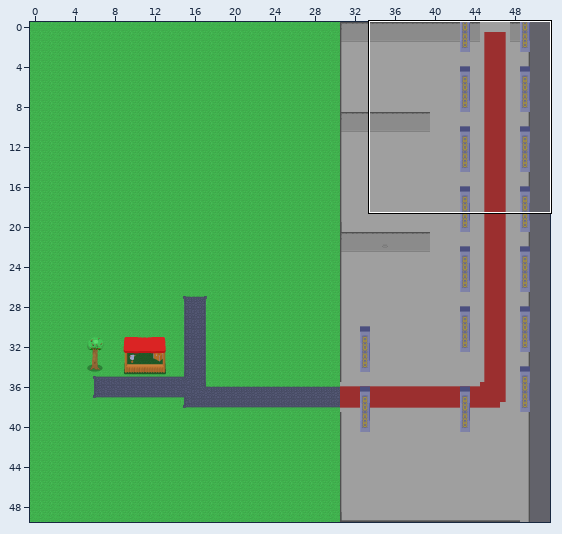
Two versions of a level (Tiled map, assets/mapas/mapa.tmx). Above, an overview of the earlier version with the close-up marked.
Close-up. Old version:
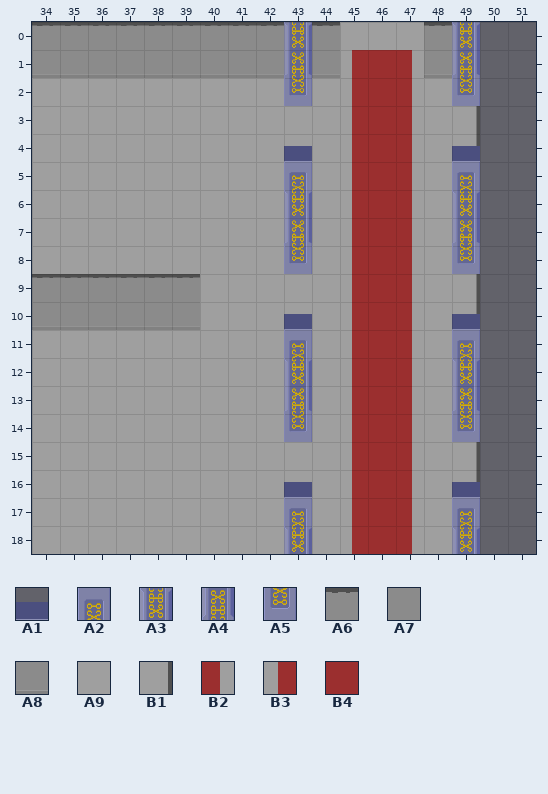
Cells are 32x32 px. Shown: x 34..51, y 0..18. The commit also changed other parts of the map, which this record leaves out. Layer "caminoInterior" is drawn 0,32 px off the grid.
Key: from "columna": A1 0, A2 1, A3 2, A4 3, A5 4; from "taller2": A6 8, A7 16, A8 23, A9 31, B1 52, B2 58 flipped on the other diagonal, B3 58 turned 270, B4 73.
__ is an empty cell, ## one hidden under a higher layer.
Layers that did not change in this view are not listed.
Layer "pisoInterior" before, first column x 34:
 0 A6 A6 A6 A6 A6 A6 A6 A6 A6 ## A6 A9 A9 A9 A6 ## __ __
 1 A8 A8 A8 A8 A8 A8 A8 A8 A8 ## A8 A7 A7 A7 A8 ## __ __
 2 A9 A9 A9 A9 A9 A9 A9 A9 A9 ## A9 A9 A9 A9 A9 ## __ __
 3 A9 A9 A9 A9 A9 A9 A9 A9 A9 A9 A9 A9 A9 A9 A9 B1 __ __
 4 A9 A9 A9 A9 A9 A9 A9 A9 A9 A9 A9 A9 A9 A9 A9 B1 __ __
 5 A9 A9 A9 A9 A9 A9 A9 A9 A9 ## A9 A9 A9 A9 A9 ## __ __
 6 A9 A9 A9 A9 A9 A9 A9 A9 A9 ## A9 A9 A9 A9 A9 ## __ __
 7 A9 A9 A9 A9 A9 A9 A9 A9 A9 ## A9 A9 A9 A9 A9 ## __ __
 8 A9 A9 A9 A9 A9 A9 A9 A9 A9 ## A9 A9 A9 A9 A9 ## __ __
 9 ## ## ## ## ## ## A9 A9 A9 A9 A9 A9 A9 A9 A9 B1 __ __
10 ## ## ## ## ## ## A9 A9 A9 A9 A9 A9 A9 A9 A9 B1 __ __
11 A9 A9 A9 A9 ## A9 A9 A9 A9 ## A9 A9 A9 A9 A9 ## __ __
12 A9 A9 A9 A9 ## A9 A9 A9 A9 ## A9 A9 A9 A9 A9 ## __ __
13 A9 A9 A9 A9 ## A9 A9 A9 A9 ## A9 A9 A9 A9 A9 ## __ __
14 A9 A9 A9 A9 ## A9 A9 A9 A9 ## A9 A9 A9 A9 A9 ## __ __
15 A9 A9 A9 A9 ## A9 A9 A9 A9 A9 A9 A9 A9 A9 A9 B1 __ __
16 A9 A9 A9 A9 ## A9 A9 A9 A9 A9 A9 A9 A9 A9 A9 B1 __ __
17 A9 A9 A9 A9 A9 A9 A9 A9 A9 ## A9 A9 A9 A9 A9 ## __ __
18 A9 A9 A9 A9 A9 A9 A9 A9 A9 ## A9 A9 A9 A9 A9 ## __ __
Layer "caminoInterior" before, first column x 40:
 0 __ __ __ __ __ B3 B4 B2 __ __ __
 1 __ __ __ __ __ B3 B4 B2 __ __ __
 2 __ __ __ __ __ B3 B4 B2 __ __ __
 3 __ __ __ __ __ B3 B4 B2 __ __ __
 4 __ __ __ __ __ B3 B4 B2 __ __ __
 5 __ __ __ __ __ B3 B4 B2 __ __ __
 6 __ __ __ __ __ B3 B4 B2 __ __ __
 7 __ __ __ __ __ B3 B4 B2 __ __ __
 8 __ __ __ __ __ B3 B4 B2 __ __ __
 9 __ __ __ __ __ B3 B4 B2 __ __ __
10 __ __ __ __ __ B3 B4 B2 __ __ __
11 __ __ __ __ __ B3 B4 B2 __ __ __
12 __ __ __ __ __ B3 B4 B2 __ __ __
13 __ __ __ __ __ B3 B4 B2 __ __ __
14 __ __ __ __ __ B3 B4 B2 __ __ __
15 __ __ __ __ __ B3 B4 B2 __ __ __
16 __ __ __ __ __ B3 B4 B2 __ __ __
17 __ __ __ __ __ B3 B4 B2 __ __ __
18 __ __ __ __ __ B3 B4 B2 __ __ __
Layer "taller" before, first column x 34:
 4 __ __ __ __ __ __ __ __ __
 5 __ __ __ __ __ __ __ __ __
 6 __ __ __ __ __ __ __ __ __
 7 __ __ __ __ __ __ __ __ __
 8 __ __ __ __ __ __ __ __ __
 9 A6 A6 A6 A6 A6 A6 __ __ __
10 A8 A8 A8 A8 A8 A8 __ __ __
11 __ __ __ __ A9 __ __ __ __
12 __ __ __ __ A9 __ __ __ __
13 __ __ __ __ A9 __ __ __ __
14 __ __ __ __ A9 __ __ __ __
15 __ __ __ __ A9 __ __ __ __
16 __ __ __ __ A9 __ __ __ __
17 __ __ __ __ __ __ __ __ __
18 __ __ __ __ __ __ __ __ __
Layer "columnas" before, first column x 38:
 0 __ __ __ __ __ A3 __ __ __ __ __ A3 __ __
 1 __ __ __ __ __ A4 __ __ __ __ __ A4 __ __
 2 __ __ __ __ __ A5 __ __ __ __ __ A5 __ __
 3 __ __ __ __ __ __ __ __ __ __ __ __ __ __
 4 __ __ __ __ __ A1 __ __ __ __ __ A1 __ __
 5 __ __ __ __ __ A2 __ __ __ __ __ A2 __ __
 6 __ __ __ __ __ A3 __ __ __ __ __ A3 __ __
 7 __ __ __ __ __ A4 __ __ __ __ __ A4 __ __
 8 __ __ __ __ __ A5 __ __ __ __ __ A5 __ __
 9 __ __ __ __ __ __ __ __ __ __ __ __ __ __
10 __ __ __ __ __ A1 __ __ __ __ __ A1 __ __
11 __ __ __ __ __ A2 __ __ __ __ __ A2 __ __
12 __ __ __ __ __ A3 __ __ __ __ __ A3 __ __
13 __ __ __ __ __ A4 __ __ __ __ __ A4 __ __
14 __ __ __ __ __ A5 __ __ __ __ __ A5 __ __
15 __ __ __ __ __ __ __ __ __ __ __ __ __ __
16 __ __ __ __ __ A1 __ __ __ __ __ A1 __ __
17 __ __ __ __ __ A2 __ __ __ __ __ A2 __ __
18 __ __ __ __ __ A3 __ __ __ __ __ A3 __ __
After:
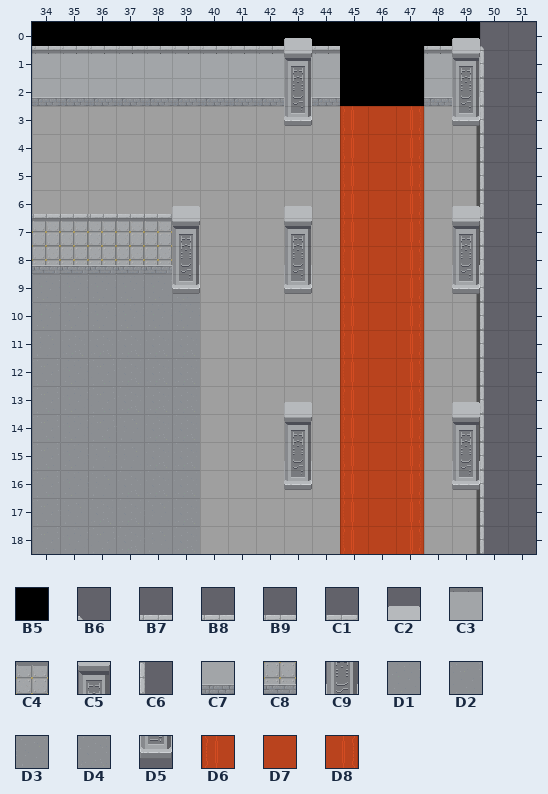
Further tiles: from "algo": B5 0, B6 401, B7 404, B8 405, B9 406, C1 407, C2 408, C3 504, C4 506, C5 508, C6 601, C7 604, C8 606, C9 608, D1 703, D2 704, D3 706, D4 707, D5 708, D6 913, D7 914, D8 915.
Tiles of an added or newly shown layer are drawn over the layers below it.
The exact change:
Changed rows in their new state; .. is an unchanged cell.
Layer "negro" (added):
first column x 34:
 0 B5 B5 B5 B5 B5 B5 B5 B5 B5 B5 B5 B5 B5 B5 B5 B5
 1 B5 B5 B5 B5 B5 B5 B5 B5 B5 B5 B5 B5 B5 B5 B5 ..
 2 .. .. .. .. .. .. .. .. .. .. .. B5 B5 B5 .. ..
Layer "pisoInterior":
first column x 34:
 0 B7 B7 B7 B7 B7 B7 B7 B7 B7 B7 B7 __ __ __ B7 B7 B6
 1 C3 C3 C3 C3 C3 C3 C3 C3 C3 C3 C3 __ __ __ C3 C3 C6
 2 C7 C7 C7 C7 C7 C7 C7 C7 C7 C7 C7 __ __ __ C7 C7 C6
 3 .. .. .. .. .. .. .. .. .. .. .. .. .. .. .. .. C6
 4 .. .. .. .. .. .. .. .. .. .. .. .. .. .. .. .. C6
 5 .. .. .. .. .. .. .. .. .. .. .. .. .. .. .. .. C6
 6 .. .. .. .. .. .. .. .. .. .. .. .. .. .. .. .. C6
 7 .. .. .. .. .. .. .. .. .. .. .. .. .. .. .. .. C6
 8 .. .. .. .. .. .. .. .. .. .. .. .. .. .. .. .. C6
 9 .. .. .. .. .. D1 .. .. .. .. .. .. .. .. .. .. C6
10 .. .. .. .. .. .. .. .. .. .. .. .. .. .. .. .. C6
11 D3 D4 D4 D4 D4 D4 .. .. .. .. .. .. .. .. .. .. C6
12 D2 D1 D2 D4 D4 D4 .. .. .. .. .. .. .. .. .. .. C6
13 D2 D1 D2 D4 D4 D4 .. .. .. .. .. .. .. .. .. .. C6
14 D2 D1 D2 D3 D4 D4 .. .. .. .. .. .. .. .. .. .. C6
15 D2 D1 D3 D3 D4 D4 .. .. .. .. .. .. .. .. .. .. C6
16 D2 D1 D3 D4 D4 ## .. .. .. .. .. .. .. .. .. .. C6
17 D2 D3 D4 D4 D3 D4 .. .. .. .. .. .. .. .. .. .. C6
18 D2 D1 D2 D4 D3 D4 .. .. .. .. .. .. .. .. .. .. C6
Layer "caminoInterior":
first column x 45:
 0 __ __ __
 1 __ __ __
 2 D6 D7 D8
 3 D6 D7 D8
 4 D6 D7 D8
 5 D6 D7 D8
 6 D6 D7 D8
 7 D6 D7 D8
 8 D6 D7 D8
 9 D6 D7 D8
10 D6 D7 D8
11 D6 D7 D8
12 D6 D7 D8
13 D6 D7 D8
14 D6 D7 D8
15 D6 D7 D8
16 D6 D7 D8
17 D6 D7 D8
Layer "taller":
first column x 34:
 6 B9 C1 B8 B9 C1 C2
 7 C4 C4 C4 C4 C4 C5
 8 C8 C8 C8 C8 C8 C9
 9 D1 D1 D1 D1 D1 D5
11 .. .. .. .. __ ..
12 .. .. .. .. __ ..
13 .. .. .. .. __ ..
14 .. .. .. .. __ ..
15 .. .. .. .. __ ..
16 .. .. .. .. __ D4
Layer "columnas":
first column x 43:
 0 C2 .. .. .. .. .. C2
 1 C5 .. .. .. .. .. C5
 2 C9 .. .. .. .. .. C9
 3 D5 .. .. .. .. .. D5
 4 __ .. .. .. .. .. __
 5 __ .. .. .. .. .. __
 6 C2 .. .. .. .. .. C2
 7 C5 .. .. .. .. .. C5
 8 C9 .. .. .. .. .. C9
 9 D5 .. .. .. .. .. D5
10 __ .. .. .. .. .. __
11 __ .. .. .. .. .. __
12 __ .. .. .. .. .. __
13 C2 .. .. .. .. .. C2
14 C5 .. .. .. .. .. C5
15 C9 .. .. .. .. .. C9
16 D5 .. .. .. .. .. D5
17 __ .. .. .. .. .. __
18 __ .. .. .. .. .. __
